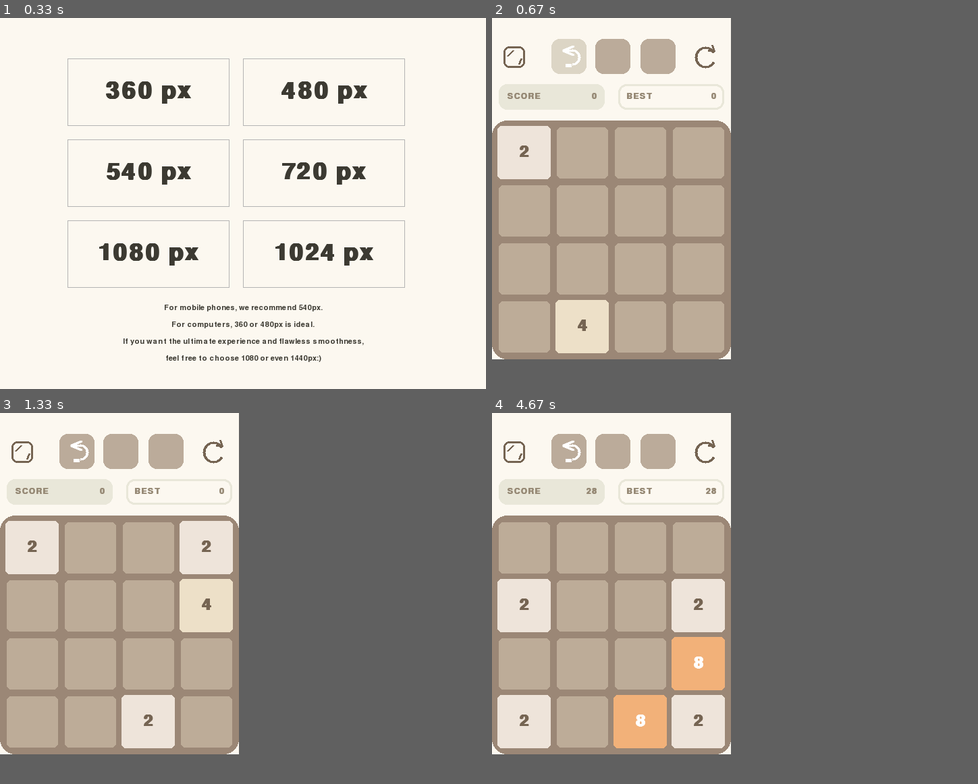
Above: before the commit, frames 1-4 (two rows, left to right).
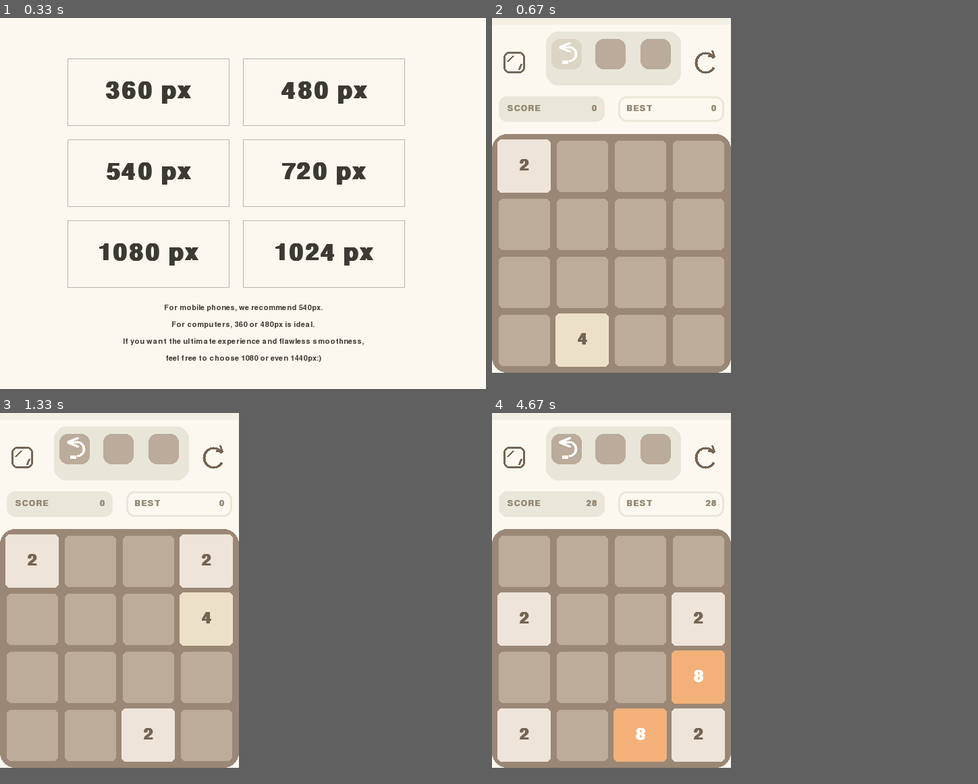
Above: after the commit, the same moments.

Repository: honzhe05/2048-made-with-pygame
Game: pygame game, started from 2048.py
The game is run twice, just before and just after one commit, with the same random seed, the same clock (stepped at 60 frames per second) and the same inputs.
Inputs:
- Up to frame 1 (0.33 s): no input
- Up to frame 2 (0.67 s): click "360 px" at 0.38 s
- Up to frame 3 (1.33 s): hold Right 0.67-1.13 s; hold Up from 1.17 s (still down)
- Up to frame 4 (4.67 s): release Up at 1.47 s; hold Right 1.5-1.97 s; hold Left 2-2.53 s; hold Down 2.57-2.87 s; hold Left 2.9-3.3 s; hold Up 3.33-3.7 s; hold Right 3.73-4.37 s; hold Down from 4.4 s (still down)
In our replay, in frame 2 the window is 354x506 before the commit and 354x526 after it. These sizes can differ from the game's own. Grey fills any space a smaller window leaves; there, only what the larger window draws over its background counts as a difference.

Frame 1 is identical in both runs. In frame 2, 10% of the frame differs, in the area x 0-50%, y 5-96%; in frame 3, 10%; in frame 4, 12%.

Commit message:
beatify ui

Diff:
--- a/2048.py
+++ b/2048.py
@@ -17,7 +17,7 @@
         self.anim = anim
 
         self.X = grid - grid_big + x * block_width
-        self.Y = block_width + block - grid_big + y * block_width
+        self.Y = 2 * block_width - grid_big + grid + y * block_width
         self.start_pos = pygame.Vector2(self.X, self.Y)
         self.target_pos = pygame.Vector2(self.X, self.Y)
         self.move_progress = 1.0
@@ -113,7 +113,7 @@
         board[end[0]][end[1]] = sprite.value
 
         target_x = grid - grid_big + end[0] * block_width
-        target_y = block_width + block - grid_big + end[1] * block_width
+        target_y = 2 * block_width - grid_big + grid + end[1] * block_width
 
         sprite.board_pos = end
         sprite.prev_X = sprite.X
@@ -235,7 +235,7 @@
     block_big = block + grid_big * 2
     block_width = block + grid
     sc_w = row * block_width + grid
-    sc_h = sc_w + 2 * block
+    sc_h = sc_w + 2 * block_width
     screen = pygame.display.set_mode((sc_w, sc_h))
 
     asize = screen_size / 5  # arrow buttons
@@ -528,10 +528,11 @@
 
 # =========== part 2 ===========
 def update_score_label(text, text1, kind):
-    text = font.render(text, True, (151, 138, 118))
-    text_sc = font.render(text1, True, (151, 138, 118))
+    color = (151, 138, 118)
+    text = font.render(text, True, color)
+    text_sc = font.render(text1, True, color)
     popup = pygame.Rect(
-        grid + sc_w / 2 * kind, block * 1.3,
+        grid + sc_w / 2 * kind, block_width * 1.36,
         sc_w / 2 - 2 * grid,
         block / 2
     )
@@ -556,9 +557,20 @@
 def update_screen():
     global best_score, undo_touch
 
-    screen.fill((252, 248, 240))
-
-    rect = pygame.Rect(0, 2 * block, sc_w, sc_w)
+    screen.fill((243, 239, 229))
+    pygame.draw.rect(
+        screen, (252, 248, 240),
+        (0, grid, sc_w, sc_h - grid)
+    )
+
+    rx = screen_size / 4.5
+    rect_p = pygame.Rect(rx, 2 * grid, screen_size / 1.8, rx)
+    pygame.draw.rect(
+        screen, (232, 230, 216), rect_p,
+        border_radius=int(screen_size / 20)
+    )
+
+    rect = pygame.Rect(0, 2 * block_width, sc_w, sc_w)
     pygame.draw.rect(
         screen, background, rect,
         border_radius=int(screen_size / 16)
@@ -568,16 +580,17 @@
     update_score_label(f"{best_score}", "BEST", 1)
 
     r2 = int(screen_size / 11)
+    r3 = r2 + int(screen_size / 27)
     reload_rect = pygame.Rect(
-        sc_w * 0.85, block / 1.8, r2, r2
+        sc_w * 0.85, block / 1.5, r2, r2
     )
     draw_reload_icon(reload_rect.center, r2 / 2)
     resize_rect = pygame.Rect(
-        sc_w * 0.05, block / 1.8, r2, r2
+        sc_w * 0.05, block / 1.5, r2, r2
     )
     draw_resize_icon(resize_rect.center, r2)
     undo_rect = pygame.Rect(
-        sc_w * 0.25, block / 2.4, r2 + 20, r2 + 20
+        sc_w * 0.25, block / 2.4, r3, r3
     )
 
     if (
@@ -593,20 +606,21 @@
         screen, color, undo_rect,
         border_radius=int(screen_size / 30)
     )
+    px = screen_size / 36
     draw_undo_arrow(
-        (undo_rect.x + 15, undo_rect.y + 15),
+        (undo_rect.x + px, undo_rect.y + px),
         r2 * 0.8
     )
 
     undo1_rect = pygame.Rect(
-        sc_w * 0.434, block / 2.4, r2 + 20, r2 + 20
+        sc_w * 0.434, block / 2.4, r3, r3
     )
     pygame.draw.rect(
         screen, (187, 171, 154), undo1_rect,
         border_radius=int(screen_size / 30)
     )
     undo2_rect = pygame.Rect(
-        sc_w * 0.622, block / 2.4, r2 + 20, r2 + 20
+        sc_w * 0.622, block / 2.4, r3, r3
     )
     pygame.draw.rect(
         screen, (187, 171, 154), undo2_rect,
@@ -800,7 +814,7 @@
 
 
 def draw_grid():
-    for i in range(block_width + block, sc_h - grid, block_width):
+    for i in range(2 * block_width + grid, sc_h - grid, block_width):
         for j in range(grid, sc_w - grid, block_width):
             rect_block = pygame.Rect(j, i, block, block)
             pygame.draw.rect(
